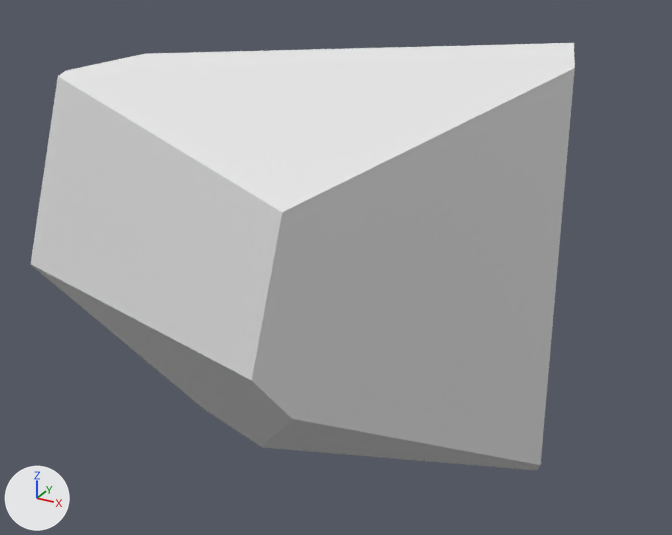
Renders of the OBJ model assets/pieces/daikon_train/daikon_0250.obj from each side of a commit.
Rendered twice from a 50 mm lens placed at (0.0214, -0.0386, 0.0182), pointed at (0.0006, -0.0009, -0.0006). Every picture has the same lights, and +X, +Y and +Z are marked at lower left. The picture after the commit comes second. Where no turn or scale is listed for an object, it has been applied to the vertices.

In view in the first picture: 'daikon_0250'.
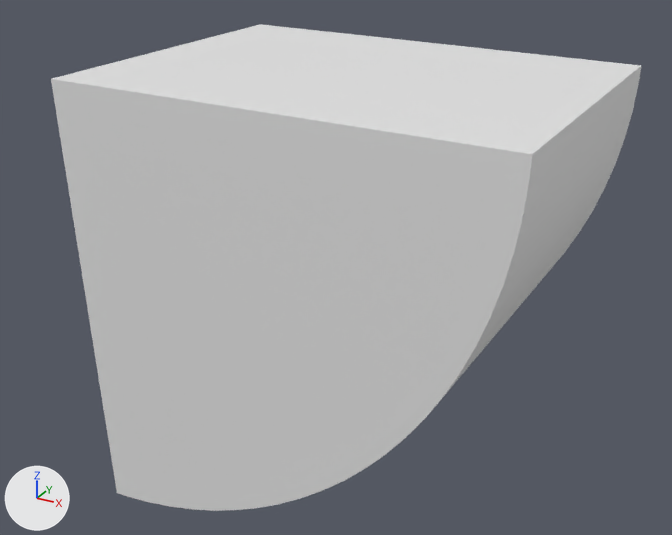
Changed parts and their boxes (x1, y1, x2, y2) in the pictures (672 x 535 px):
'daikon_0250', reshaped (8% wider, 14% taller): before (31, 43, 575, 471); after (51, 24, 641, 511)

The change in detail:
me_daikon_0250 is used by ob_daikon_0250; location (0.0, 0.0, 0.0).
me_daikon_0250 had 20 vertices, 36 faces and spanned x -0.013..0.0117, y -0.0121..0.0088, z -0.0135..0.0113.
me_daikon_0250 now has 52 vertices, 100 faces and spans x -0.0096..0.0124, y -0.0085..0.0085, z -0.0128..0.0093.
me_daikon_0250 part 1: the whole mesh is rebuilt.
